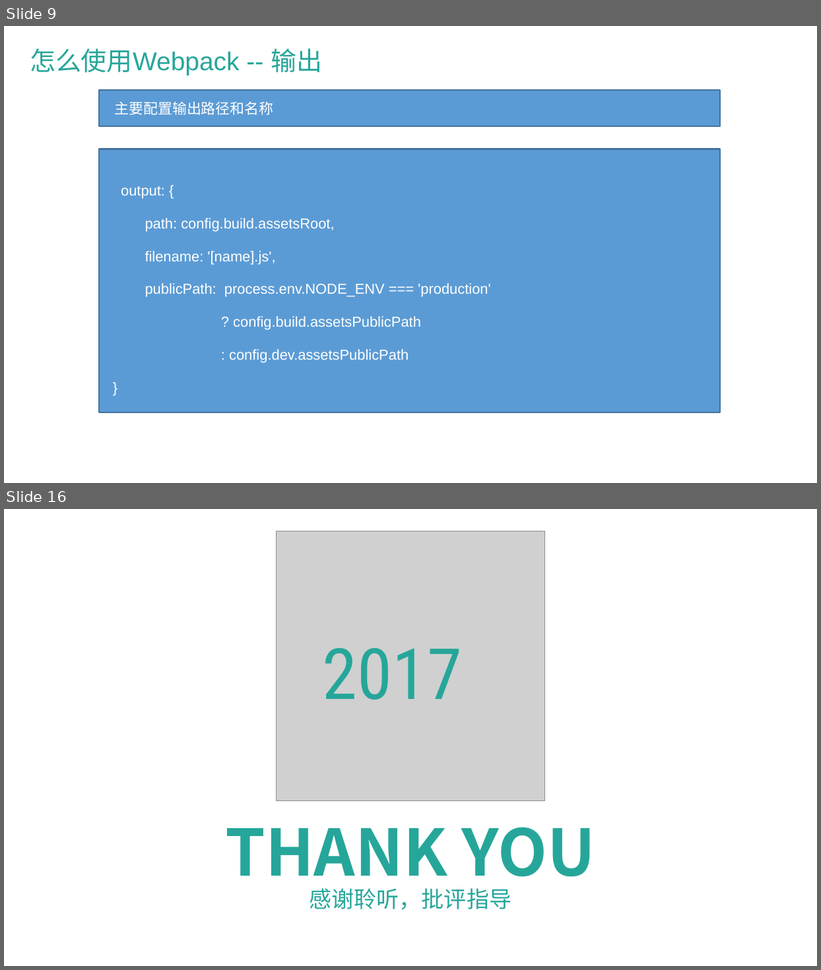
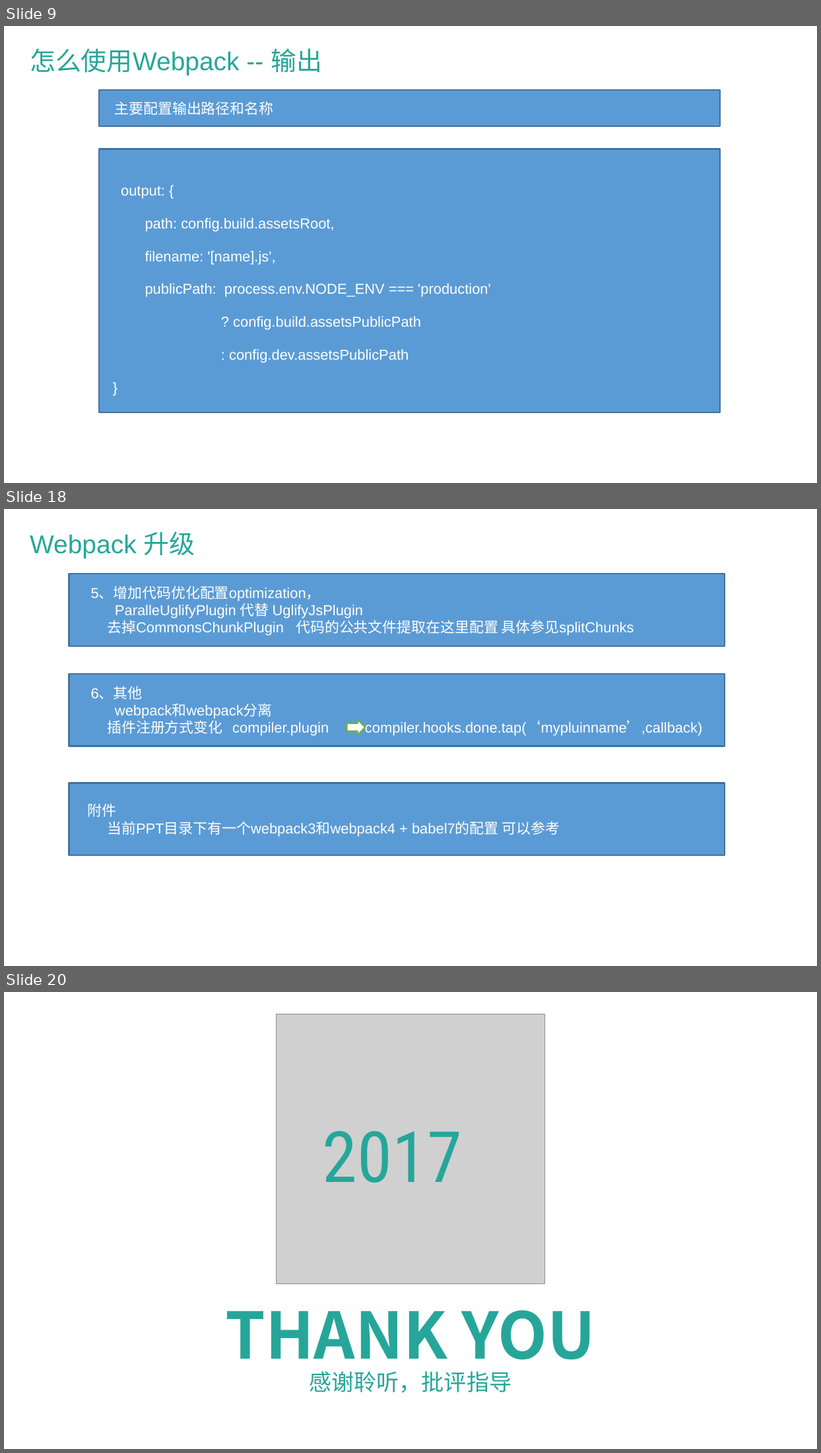
Before and after one commit to wangqiang66/webpack, a slide deck: Webpack简介.pptx. Shown one above the other, each under a label of ours: slides 9 and 16 before the commit, slides 9, 18 and 20 after it; the slides between them are not shown. The pictures are 821x970 and 821x1453 pixels, drawn with LibreOffice and Linux fonts; fonts in the diff are those of the drawing; grey boxes stand for pictures; background and template pictures are left out. Boxes give left, top, right and bottom in pixels: in the first picture for what was removed or moved away, otherwise in the second. Text is boxed around its words. In the diff, an @@ line names an element or a change of style, - is before the commit and + after.

Commit message:
增加PPT

```diff
--- a/Webpack简介.pptx
+++ b/Webpack简介.pptx
@@ slide 18 added at bbox=[4, 509, 817, 966], background picture (left out); not listed: 1 template element that a slide beside it also shows @@
@@ text added at bbox=[30, 531, 195, 558], 32 pt, text #26A69A @@
+Webpack 升级
@@ rectangle added at bbox=[69, 574, 725, 646], fill #5B9BD5, outline #43739E 2 pt, 18 pt, text #FFFFFF @@
+5、增加代码优化配置optimization，
+ParalleUglifyPlugin 代替 UglifyJsPlugin
+去掉CommonsChunkPlugin 代码的公共文件提取在这里配置 具体参见splitChunks
@@ rectangle added at bbox=[69, 674, 725, 746], fill #5B9BD5, outline #43739E 2 pt, 18 pt, text #FFFFFF @@
+6、其他
+webpack和webpack分离
+插件注册方式变化 compiler.plugin compiler.hooks.done.tap(‘mypluinname’,callback)
@@ right arrow added at bbox=[347, 720, 366, 735], fill #FFFFFF, outline #70AD47 2 pt @@
@@ rectangle added at bbox=[69, 783, 725, 855], fill #5B9BD5, outline #43739E 2 pt, 18 pt, text #FFFFFF @@
+附件
+当前PPT目录下有一个webpack3和webpack4 + babel7的配置 可以参考
@@ what was slide 16 is now slide 20 @@
```
Also in this commit, not shown: 11 slides changed, 4 other slides added, 1 slide removed, 26 other files.
